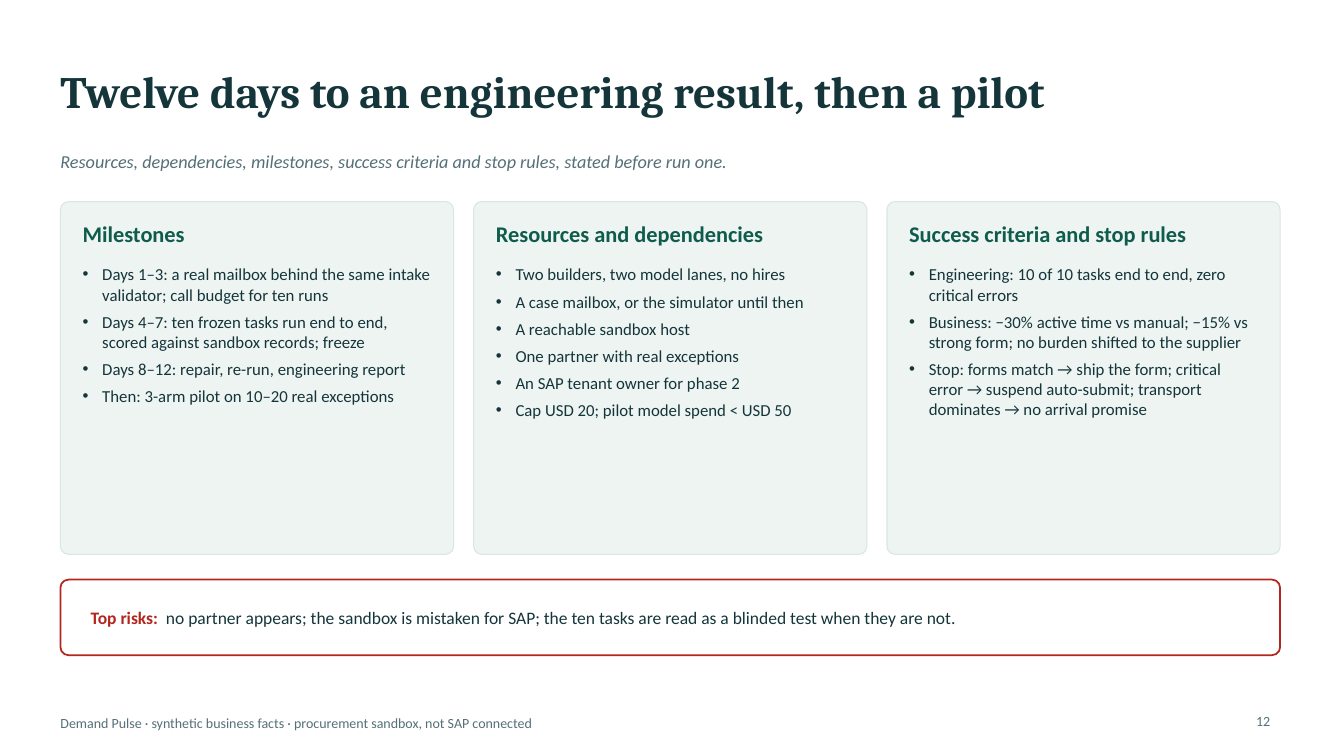
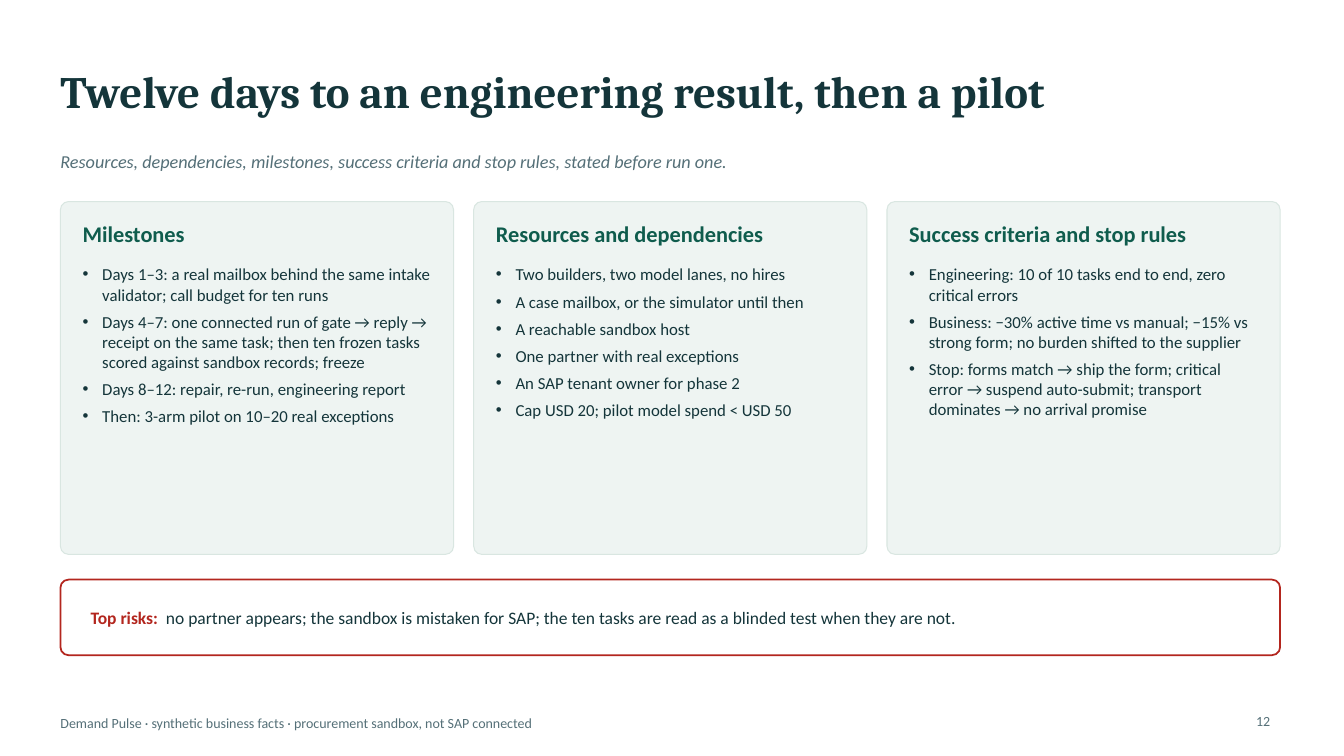
Before and after one commit to logisticPM/sap, a slide deck: slide 12 of presentations/SAP_Demand_Pulse_Business_Case_Deck.pptx. Drawn at 1344x756 pixels with LibreOffice and Linux fonts; fonts in the diff are those of the drawing. Boxes give left, top, right and bottom in pixels: in the first picture for what was removed or moved away, otherwise in the second. Text is boxed around its words. In the diff, an @@ line names an element or a change of style, - is before the commit and + after.

```diff
--- a/presentations/SAP_Demand_Pulse_Business_Case_Deck.pptx
+++ b/presentations/SAP_Demand_Pulse_Business_Case_Deck.pptx
@@ text at (x1=102, y1=316, x2=420, y2=371): text changed @@
-• Days 4–7: ten frozen tasks run end to end, scored against sandbox records; freeze
+• Days 4–7: one connected run of gate → reply → receipt on the same task; then ten frozen tasks scored against sandbox records; freeze
```
Also in this commit, not shown: 3 other slides changed, 1 slide added, 1 slide removed, 4 other files.
